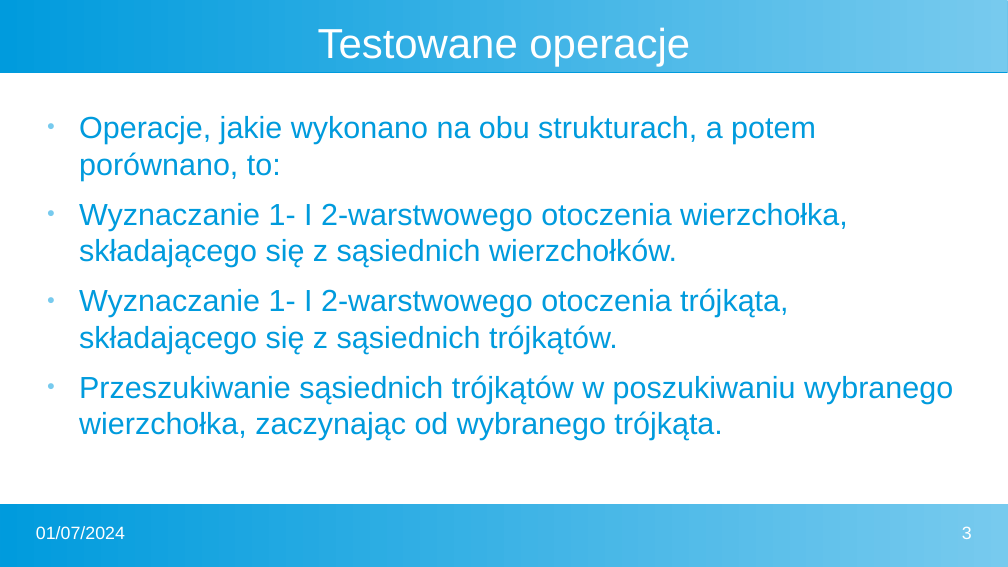
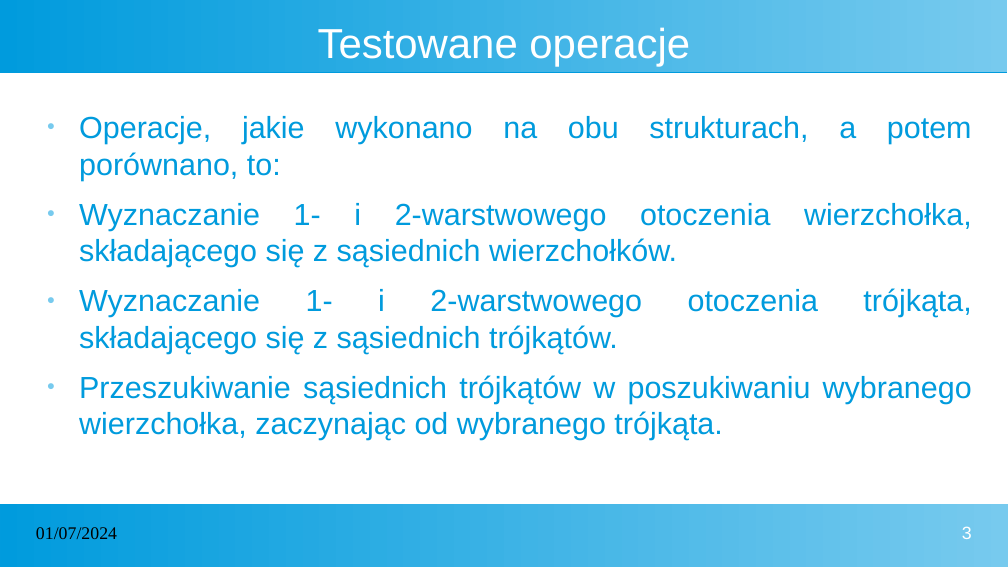
Before and after one commit to Blach03/AlgGeo-projekt, a slide deck: slide 3 of prezentacja.pptx. Drawn at 1008x567 pixels with LibreOffice and Linux fonts; fonts in the diff are those of the drawing. Boxes give left, top, right and bottom in pixels: in the first picture for what was removed or moved away, otherwise in the second. Text is boxed around its words. In the diff, an @@ line names an element or a change of style, - is before the commit and + after.

Commit message:
Finish presentation

```diff
--- a/prezentacja.pptx
+++ b/prezentacja.pptx
@@ text at <box>79,116,972,440</box>: alignment left to justified @@
@@ text at <box>79,203,770,354</box>: text changed @@
-● Wyznaczanie 1- I 2-warstwowego otoczenia wierzchołka, składającego się z sąsiednich wierzchołków.
-● Wyznaczanie 1- I 2-warstwowego otoczenia trójkąta, składającego się z sąsiednich trójkątów.
+● Wyznaczanie 1- i 2-warstwowego otoczenia wierzchołka, składającego się z sąsiednich wierzchołków.
+● Wyznaczanie 1- i 2-warstwowego otoczenia trójkąta, składającego się z sąsiednich trójkątów.
@@ text "01/07/2024" at <box>36,527,117,539</box>: font Arial to Times New Roman, text colour #FFFFFF to #000000 @@
```
Also in this commit, not shown: 5 other slides changed, 20 slides added, 2 other files.
